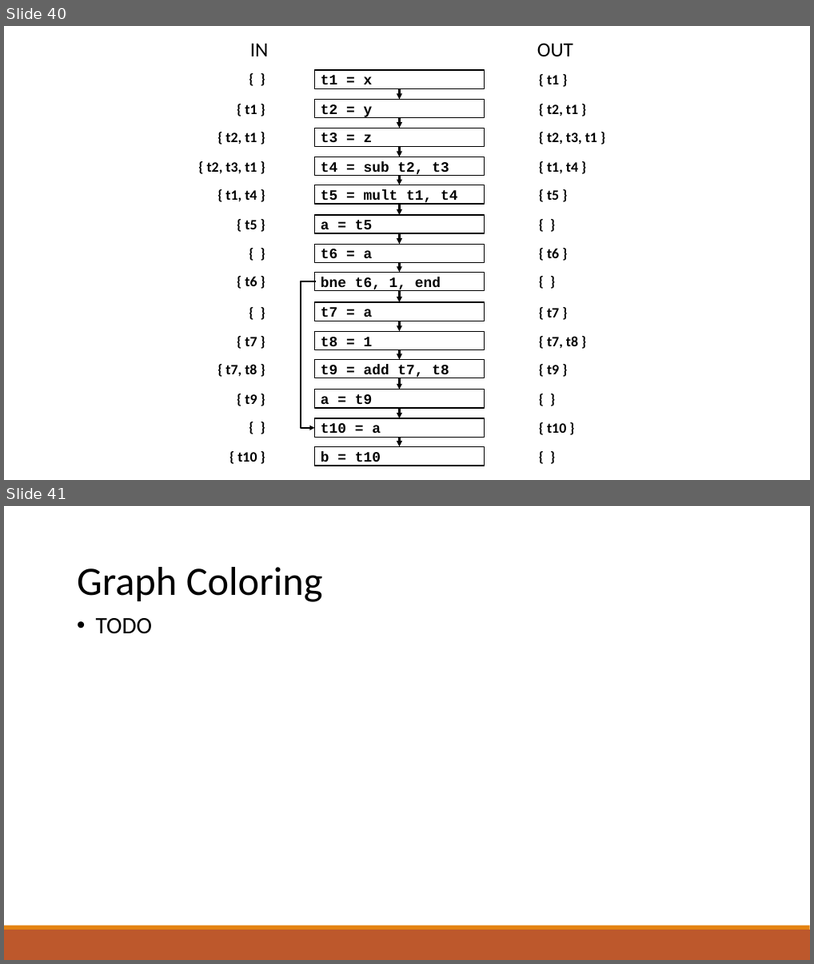
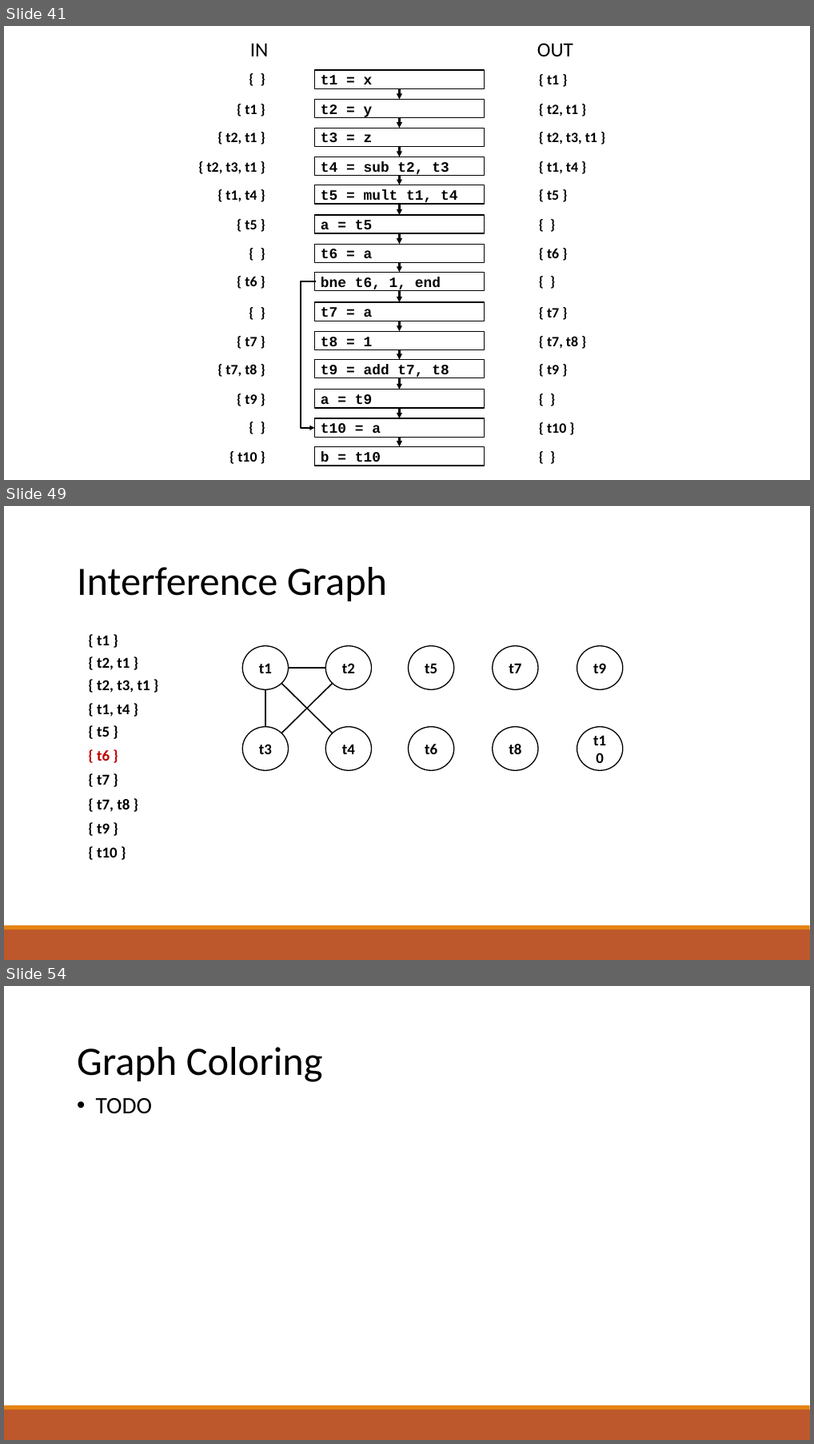
Before and after one commit to raghadzeidan/COMPILATION_TAU_FOR_STUDENTS, a slide deck: new_slides/register_allocation.pptx. Shown one above the other, each under a label of ours: slides 40 and 41 before the commit, slides 41, 49 and 54 after it; the slides between them are not shown. The pictures are 814x964 and 814x1444 pixels, drawn with LibreOffice and Linux fonts; fonts in the diff are those of the drawing. Boxes give left, top, right and bottom in pixels: in the first picture for what was removed or moved away, otherwise in the second. Text is boxed around its words. In the diff, an @@ line names an element or a change of style, - is before the commit and + after.

```diff
--- a/new_slides/register_allocation.pptx
+++ b/new_slides/register_allocation.pptx
@@ slide 49 added at box(4, 506, 810, 960), background #FFFFFF; not listed: 2 template elements that a slide beside it also shows @@
@@ text added at box(77, 567, 387, 601), 48 pt, text #000000 @@
+Interference Graph
@@ text added at box(97, 635, 110, 645), 18 pt, text #000000, bold @@
+{ t1 }
@@ ellipse added at box(243, 646, 289, 689), fill #FFFFFF at 47% opacity, outline #000000 1.25 pt, 18 pt, text #000000, bold @@
+t1
@@ ellipse added at box(326, 646, 372, 689), fill #FFFFFF at 47% opacity, outline #000000 1.25 pt, 18 pt, text #000000, bold @@
+t2
@@ ellipse added at box(409, 646, 454, 689), fill #FFFFFF at 47% opacity, outline #000000 1.25 pt, 18 pt, text #000000, bold @@
+t5
@@ ellipse added at box(493, 646, 538, 689), fill #FFFFFF at 47% opacity, outline #000000 1.25 pt, 18 pt, text #000000, bold @@
+t7
@@ ellipse added at box(578, 646, 623, 689), fill #FFFFFF at 47% opacity, outline #000000 1.25 pt, 18 pt, text #000000, bold @@
+t9
@@ text added at box(97, 657, 130, 670), 18 pt, text #000000, bold @@
+{ t2, t1 }
@@ line added from (288, 668) to (326, 668), #000000 1.5 pt @@
@@ text added at box(97, 680, 150, 692), 18 pt, text #000000, bold @@
+{ t2, t3, t1 }
@@ line added from (266, 727) to (266, 689), #000000 1.5 pt @@
@@ line added from (282, 733) to (333, 684), #000000 1.5 pt @@
@@ line added from (282, 684) to (333, 733), #000000 1.5 pt @@
@@ text added at box(97, 704, 130, 716), 18 pt, text #000000, bold @@
+{ t1, t4 }
@@ text added at box(97, 726, 110, 736), 18 pt, text #000000, bold @@
+{ t5 }
@@ ellipse added at box(243, 727, 289, 770), fill #FFFFFF at 47% opacity, outline #000000 1.25 pt, 18 pt, text #000000, bold @@
+t3
@@ ellipse added at box(326, 727, 372, 770), fill #FFFFFF at 47% opacity, outline #000000 1.25 pt, 18 pt, text #000000, bold @@
+t4
@@ ellipse added at box(409, 727, 454, 770), fill #FFFFFF at 47% opacity, outline #000000 1.25 pt, 18 pt, text #000000, bold @@
+t6
@@ ellipse added at box(493, 727, 538, 770), fill #FFFFFF at 47% opacity, outline #000000 1.25 pt, 18 pt, text #000000, bold @@
+t8
@@ ellipse added at box(578, 727, 623, 770), fill #FFFFFF at 47% opacity, outline #000000 1.25 pt, 18 pt, text #000000, bold @@
+t10
@@ text added at box(97, 750, 110, 760), 18 pt, text #C00000, bold @@
+{ t6 }
@@ text added at box(97, 774, 110, 784), 18 pt, text #000000, bold @@
+{ t7 }
@@ text added at box(97, 799, 130, 812), 18 pt, text #000000, bold @@
+{ t7, t8 }
@@ text added at box(97, 823, 110, 833), 18 pt, text #000000, bold @@
+{ t9 }
@@ text added at box(97, 847, 118, 857), 18 pt, text #000000, bold @@
+{ t10 }
@@ what was slide 40 is now slide 41 @@
@@ what was slide 41 is now slide 54 @@
```
Also in this commit, not shown: 5 slides changed, 47 other slides added, 1 slide removed, 1 other file.
